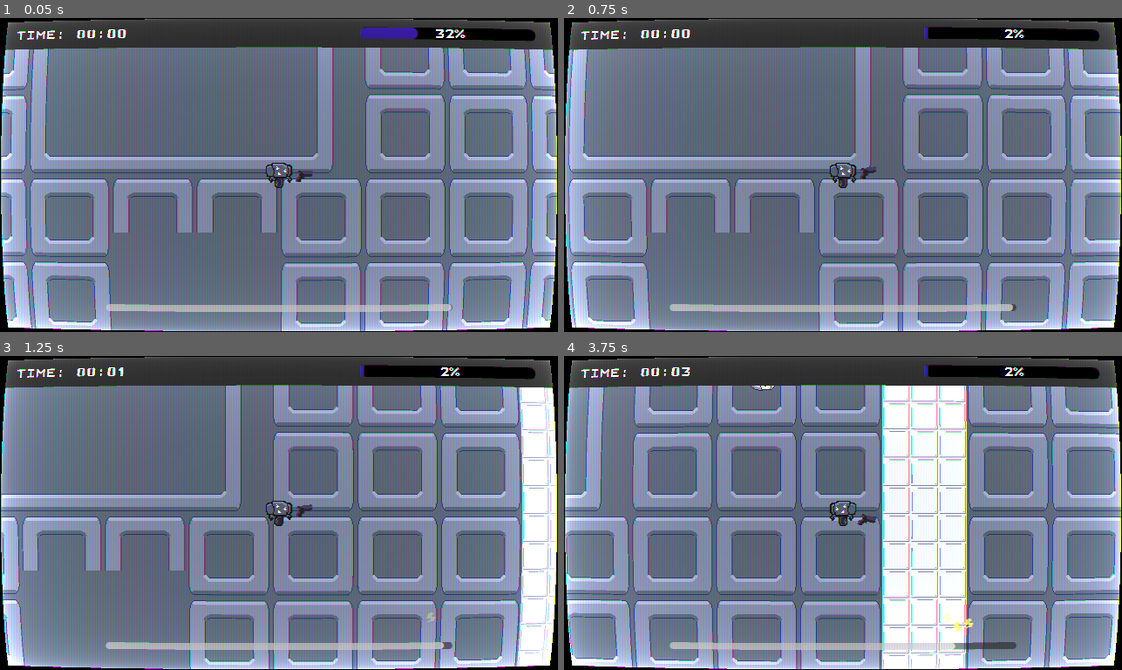
Above: before the commit, frames 1-4 (two rows, left to right).
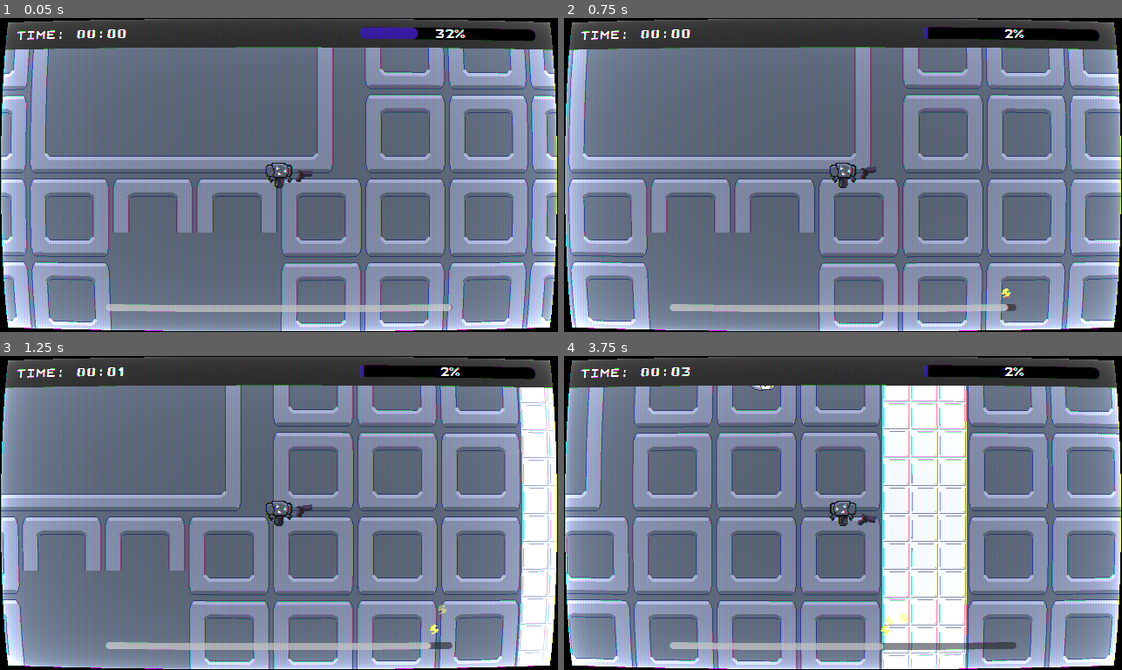
Above: after the commit, the same moments.

Repository: kinghos/GMTK-Game-Jam-2026
Game: Godot game, scene res://scenes/level/level.tscn
Same seed, same stepped clock (60 frames per second), same inputs: the game is played once before the commit and once after it.
Inputs (mouse positions are in pixels of both pictures, inside the frame that each line leads up to):
- Up to frame 1 (0.05 s): no input
- Up to frame 2 (0.75 s): tap Enter at 0.5 s; move the mouse to (965, 159) at 0.52 s; hold D (Right) from 0.53 s (still down); right-click (965, 159) at 0.6 s
- Up to frame 3 (1.25 s): keep holding D (Right)
- Up to frame 4 (3.75 s): move the mouse to (731, 528) at 1.27 s; release D (Right) at 1.28 s; hold S (Down) 1.28-2.03 s; click (731, 528) at 1.35 s; move the mouse to (898, 443) at 2.02 s; hold D (Right) 2.03-2.78 s; hold Shift (Sprint) 2.03-2.78 s; move the mouse to (815, 575) at 2.77 s; hold W (Up) 2.78-3.53 s; right-click (815, 575) at 2.85 s; move the mouse to (1010, 560) at 3.52 s; press the mouse at (1010, 560) at 3.53 s; hold A (Left) from 3.53 s (still down)

Frame 1 is identical in both runs. In frame 2, less than 0.1% of the frame differs, in the area x 78-81%, y 86-94%; in frame 3, 0.2%; in frame 4, 0.5%, in the area x 56-74%, y 81-94%.

Commit message:
added anim + balance tweaks

Diff:
--- a/assets/themes/theme.tres
+++ b/assets/themes/theme.tres
@@ -3,7 +3,7 @@
 [ext_resource type="FontFile" uid="uid://bd37xjgrl4rdm" path="res://assets/themes/EuropeanTeletext.ttf" id="1_7egdk"]
 
 [sub_resource type="StyleBoxFlat" id="StyleBoxFlat_pdjgs"]
-bg_color = Color(0.023529412, 0.03137255, 0.09411765, 0.5372549)
+bg_color = Color(0.023529412, 0.03137255, 0.09411765, 1)
 border_width_left = 1
 border_width_top = 1
 border_width_right = 1
@@ -54,6 +54,19 @@
 corner_radius_bottom_right = 5
 corner_radius_bottom_left = 5
 
+[sub_resource type="StyleBoxFlat" id="StyleBoxFlat_hooha"]
+bg_color = Color(0.023529412, 0.03137255, 0.09411765, 1)
+border_width_left = 1
+border_width_top = 1
+border_width_right = 1
+border_width_bottom = 1
+border_color = Color(0.06605817, 0.32672632, 0.589619, 1)
+border_blend = true
+corner_radius_top_left = 5
+corner_radius_top_right = 5
+corner_radius_bottom_right = 5
+corner_radius_bottom_left = 5
+
 [sub_resource type="StyleBoxFlat" id="StyleBoxFlat_v7mo4"]
 bg_color = Color(0, 0, 0, 1)
 corner_radius_top_left = 7
@@ -93,6 +106,7 @@
 Button/styles/normal = SubResource("StyleBoxFlat_7egdk")
 Button/styles/pressed = SubResource("StyleBoxFlat_51ufp")
 Label/fonts/font = ExtResource("1_7egdk")
+PanelContainer/styles/panel = SubResource("StyleBoxFlat_hooha")
 ProgressBar/fonts/font = ExtResource("1_7egdk")
 ProgressBar/styles/background = SubResource("StyleBoxFlat_v7mo4")
 ProgressBar/styles/fill = SubResource("StyleBoxFlat_mgtrf")
--- a/globals/Globals.gd
+++ b/globals/Globals.gd
@@ -179,7 +179,7 @@
 
 func _ready() -> void: # reset variables on reload of scene
 	game_over = false
-	enemy_kill_total = 0
+	enemy_kill_total = 0.0
 	prev_target = 0.0
 	current_kill_target = next_target(1)
 	wave = 1
--- a/scenes/hud/overlay.gd
+++ b/scenes/hud/overlay.gd
@@ -14,7 +14,7 @@
 
 @onready var option_4_opt: Button = $PowerupScreen/PowerupsMenu/Options/Option4
 @onready var option_4_desc: Button = $PowerupScreen/PowerupsMenu/Descriptions/Option4
-@onready var option_4_val: Button = $PowerupScreen/PowerupsMenu/ValueChanges/Option4
+@onready var option_4_val: Label = $PowerupScreen/PowerupsMenu/ValueChanges/PanelContainer4/Option4
 
 signal powerups_gone
 
@@ -62,7 +62,7 @@
 			var current_val = Globals.get_powerup_current_value(p_type)
 			var increase_val = Globals.powerup_increases[p_type]
 
-			value_changes[i].text = "%.2f -> %.2f" % [current_val, current_val + increase_val]
+			value_changes[i].get_child(0).text = "%.2f -> %.2f" % [current_val, current_val + increase_val]
 
 	# Logic for 4th option
 	var weapon = Globals.chosen_weapon
@@ -105,6 +105,7 @@
 		var weapon_selected = options[button_num].get_meta("powerup_type")
 		Globals.chosen_weapon = weapon_selected
 		weapon_select = false
+	animation_player.stop()
 	animation_player.play("fade")
 	await animation_player.animation_finished
 	get_tree().paused = false
@@ -112,3 +113,6 @@
 	Globals.update_targets()
 	Globals.start_time += floori(paused_time_ms)
 	Globals.print_powerup_values()
+
+func play_bob():
+	animation_player.play("bob")
--- a/scenes/hud/overlay.tscn
+++ b/scenes/hud/overlay.tscn
@@ -77,6 +77,35 @@
 "transitions": PackedFloat32Array(1),
 "update": 1,
 "values": [false]
+}
+tracks/6/type = "value"
+tracks/6/imported = false
+tracks/6/enabled = true
+tracks/6/path = NodePath("PowerupsMenu:position")
+tracks/6/interp = 1
+tracks/6/loop_wrap = true
+tracks/6/keys = {
+"times": PackedFloat32Array(0),
+"transitions": PackedFloat32Array(1),
+"update": 0,
+"values": [Vector2(59.19998, 72)]
+}
+
+[sub_resource type="Animation" id="Animation_bm4bk"]
+resource_name = "bob"
+loop_mode = 2
+step = 0.1
+tracks/0/type = "value"
+tracks/0/imported = false
+tracks/0/enabled = true
+tracks/0/path = NodePath("PowerupsMenu:position")
+tracks/0/interp = 2
+tracks/0/loop_wrap = true
+tracks/0/keys = {
+"times": PackedFloat32Array(0, 1),
+"transitions": PackedFloat32Array(1, 5.4641614),
+"update": 0,
+"values": [Vector2(59.2, 72), Vector2(59.2, 85)]
 }
 
 [sub_resource type="Animation" id="Animation_vhxij"]
@@ -184,10 +213,37 @@
 "update": 0,
 "values": [Color(1, 1, 1, 1)]
 }
+tracks/6/type = "value"
+tracks/6/imported = false
+tracks/6/enabled = true
+tracks/6/path = NodePath("PowerupsMenu:position")
+tracks/6/interp = 1
+tracks/6/loop_wrap = true
+tracks/6/keys = {
+"times": PackedFloat32Array(0.9),
+"transitions": PackedFloat32Array(1),
+"update": 0,
+"values": [Vector2(59.199997, 72)]
+}
+tracks/7/type = "method"
+tracks/7/imported = false
+tracks/7/enabled = true
+tracks/7/path = NodePath("..")
+tracks/7/interp = 1
+tracks/7/loop_wrap = true
+tracks/7/keys = {
+"times": PackedFloat32Array(1.2),
+"transitions": PackedFloat32Array(1),
+"values": [{
+"args": [],
+"method": &"play_bob"
+}]
+}
 
 [sub_resource type="AnimationLibrary" id="AnimationLibrary_vhxij"]
 _data = {
 &"RESET": SubResource("Animation_0bx4p"),
+&"bob": SubResource("Animation_bm4bk"),
 &"fade": SubResource("Animation_vhxij"),
 &"powerups": SubResource("Animation_mgtrf")
 }
@@ -230,9 +286,9 @@
 anchor_right = 0.65
 anchor_bottom = 0.5
 offset_left = -164.80002
-offset_top = -108.0
-offset_right = 164.80002
-offset_bottom = 108.0
+offset_top = 72.0
+offset_right = 164.80005
+offset_bottom = 288.00006
 grow_horizontal = 2
 grow_vertical = 2
 
@@ -328,41 +384,53 @@
 [node name="ValueChanges" type="HBoxContainer" parent="PowerupScreen/PowerupsMenu" unique_id=1145176082]
 layout_mode = 2
 
-[node name="Option1" type="Button" parent="PowerupScreen/PowerupsMenu/ValueChanges" unique_id=1124201878]
-layout_mode = 2
-size_flags_horizontal = 3
-theme_override_colors/font_disabled_color = Color(0.87451, 0.87451, 0.87451, 1)
-theme_override_font_sizes/font_size = 14
-disabled = true
+[node name="PanelContainer" type="PanelContainer" parent="PowerupScreen/PowerupsMenu/ValueChanges" unique_id=373652179]
+layout_mode = 2
+size_flags_horizontal = 3
+
+[node name="Option1" type="Label" parent="PowerupScreen/PowerupsMenu/ValueChanges/PanelContainer" unique_id=201024163]
+layout_mode = 2
+size_flags_horizontal = 3
+theme_override_font_sizes/font_size = 10
 text = "X -> X"
-metadata/powerup_type = 0
-
-[node name="Option2" type="Button" parent="PowerupScreen/PowerupsMenu/ValueChanges" unique_id=1477063536]
-layout_mode = 2
-size_flags_horizontal = 3
-theme_override_colors/font_disabled_color = Color(0.87451, 0.87451, 0.87451, 1)
-theme_override_font_sizes/font_size = 14
-disabled = true
+horizontal_alignment = 1
+metadata/powerup_type = 0
+
+[node name="PanelContainer2" type="PanelContainer" parent="PowerupScreen/PowerupsMenu/ValueChanges" unique_id=1999125040]
+layout_mode = 2
+size_flags_horizontal = 3
+
+[node name="Option2" type="Label" parent="PowerupScreen/PowerupsMenu/ValueChanges/PanelContainer2" unique_id=724464569]
+layout_mode = 2
+size_flags_horizontal = 3
+theme_override_font_sizes/font_size = 10
 text = "X -> X"
-metadata/powerup_type = 0
-
-[node name="Option3" type="Button" parent="PowerupScreen/PowerupsMenu/ValueChanges" unique_id=751693931]
-layout_mode = 2
-size_flags_horizontal = 3
-theme_override_colors/font_disabled_color = Color(0.87451, 0.87451, 0.87451, 1)
-theme_override_font_sizes/font_size = 14
-disabled = true
+horizontal_alignment = 1
+metadata/powerup_type = 0
+
+[node name="PanelContainer3" type="PanelContainer" parent="PowerupScreen/PowerupsMenu/ValueChanges" unique_id=144828371]
+layout_mode = 2
+size_flags_horizontal = 3
+
+[node name="Option3" type="Label" parent="PowerupScreen/PowerupsMenu/ValueChanges/PanelContainer3" unique_id=1220678744]
+layout_mode = 2
+size_flags_horizontal = 3
+theme_override_font_sizes/font_size = 10
 text = "X -> X"
-metadata/powerup_type = 0
-
-[node name="Option4" type="Button" parent="PowerupScreen/PowerupsMenu/ValueChanges" unique_id=2095951584]
+horizontal_alignment = 1
+metadata/powerup_type = 0
+
+[node name="PanelContainer4" type="PanelContainer" parent="PowerupScreen/PowerupsMenu/ValueChanges" unique_id=361216242]
 visible = false
 layout_mode = 2
 size_flags_horizontal = 3
-theme_override_colors/font_disabled_color = Color(0.87451, 0.87451, 0.87451, 1)
-theme_override_font_sizes/font_size = 14
-disabled = true
+
+[node name="Option4" type="Label" parent="PowerupScreen/PowerupsMenu/ValueChanges/PanelContainer4" unique_id=198658945]
+layout_mode = 2
+size_flags_horizontal = 3
+theme_override_font_sizes/font_size = 10
 text = "X -> X"
+horizontal_alignment = 1
 metadata/powerup_type = 0
 
 [node name="AnimationPlayer" type="AnimationPlayer" parent="PowerupScreen" unique_id=2062139556]
--- a/scenes/player/gun.gd
+++ b/scenes/player/gun.gd
@@ -2,7 +2,7 @@
 
 const BULLET = preload("res://scenes/player/bullet.tscn")
 
-@export var fire_rate = 0.6 # Seconds between shots
+@export var fire_rate = 0.5 # Seconds between shots
 @export var charge_cost = 2.5
 
 var mouse_direction: Vector2
--- a/scenes/player/player.gd
+++ b/scenes/player/player.gd
@@ -3,13 +3,13 @@
 
 const DEATH_ANIMATION = preload("res://scenes/player/death_animation.tscn")
 
-const IDLE_DRAIN = 1.0
-const MOVING_DRAIN = 10.0
+const IDLE_DRAIN = 2.0
+const MOVING_DRAIN = 15.0
 const CHARGE_PER_EXPEND = 2.0
 
 var WALK_SPEED = 150.0
 var SPRINT_SPEED = 400.0
-var MAX_CHARGE = 150
+var MAX_CHARGE = 100
 
 @onready var gun: Sprite2D = $Gun
 @onready var sprite_2d: AnimatedSprite2D = $Sprite2D
